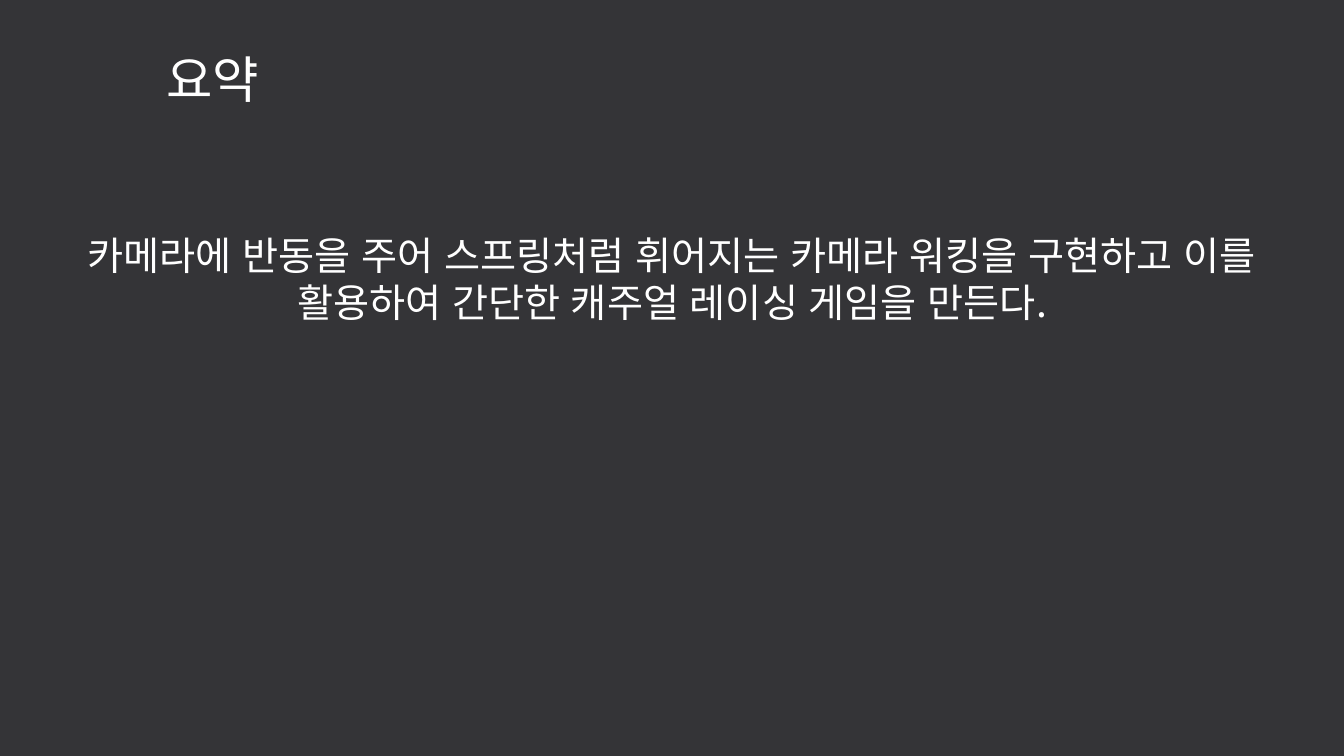
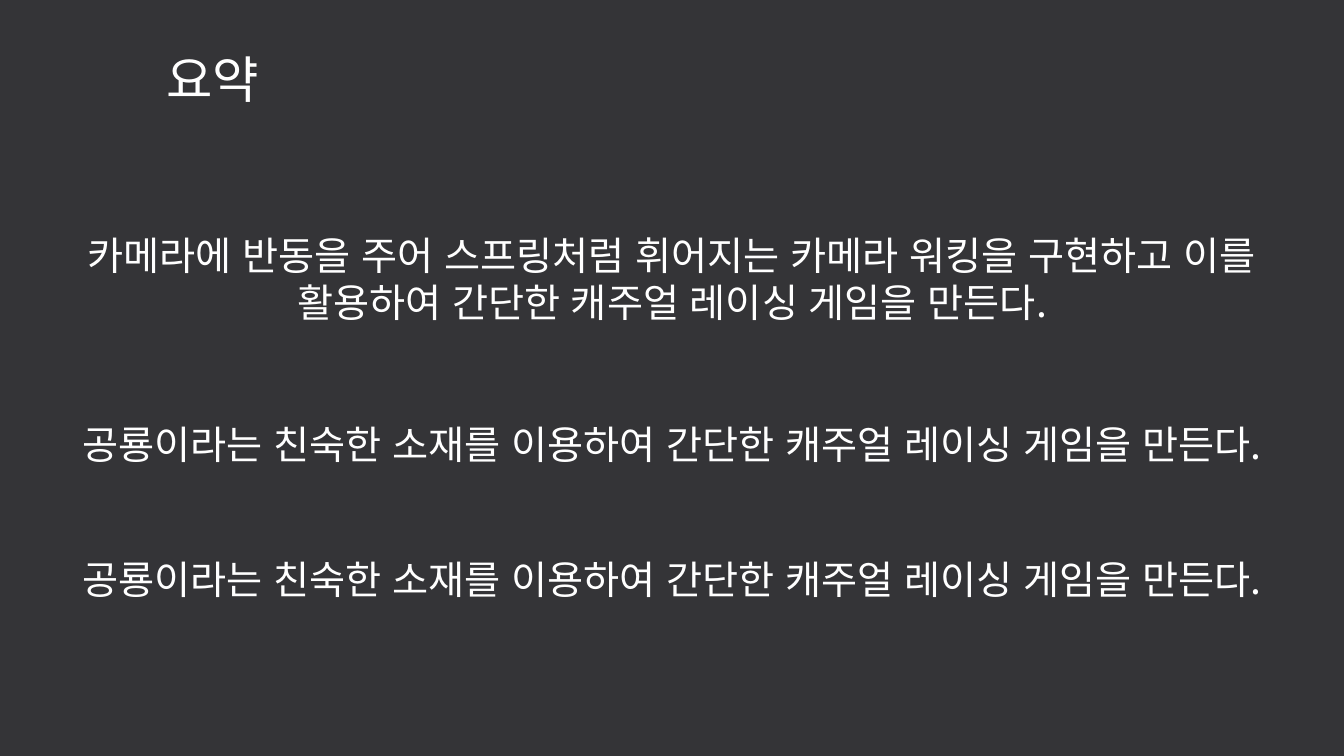
Before and after one commit to LEGO0937/Our_Project, a slide deck: slide 3 of 기획단계/졸작 제안서_α.pptx. Drawn at 1344x756 pixels with LibreOffice and Linux fonts; fonts in the diff are those of the drawing. Boxes give left, top, right and bottom in pixels: in the first picture for what was removed or moved away, otherwise in the second. Text is boxed around its words. In the diff, an @@ line names an element or a change of style, - is before the commit and + after.

```diff
--- a/기획단계/졸작 제안서_α.pptx
+++ b/기획단계/졸작 제안서_α.pptx
@@ text added at (x1=83, y1=426, x2=1261, y2=462), 28 pt, text #FFFFFF @@
+공룡이라는 친숙한 소재를 이용하여 간단한 캐주얼 레이싱 게임을 만든다.
@@ text added at (x1=83, y1=561, x2=1261, y2=597), 28 pt, text #FFFFFF @@
+공룡이라는 친숙한 소재를 이용하여 간단한 캐주얼 레이싱 게임을 만든다.
```
Also in this commit, not shown: 6 other slides changed, 1 other file.
